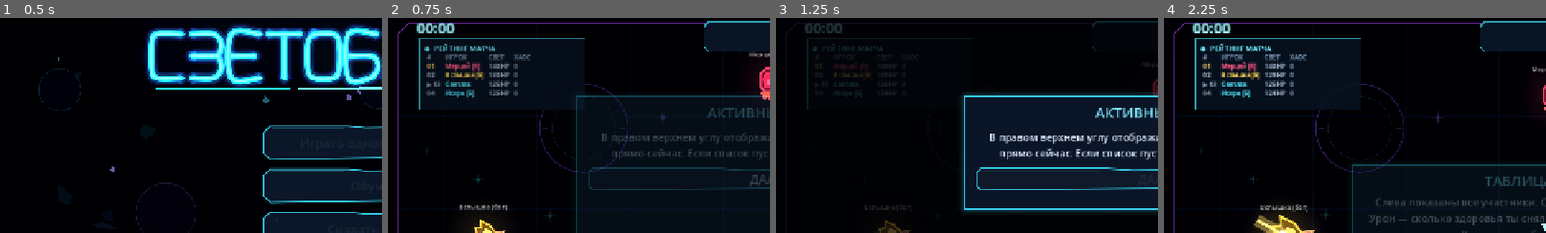
Above: before the commit, frames 1-4 (left to right).
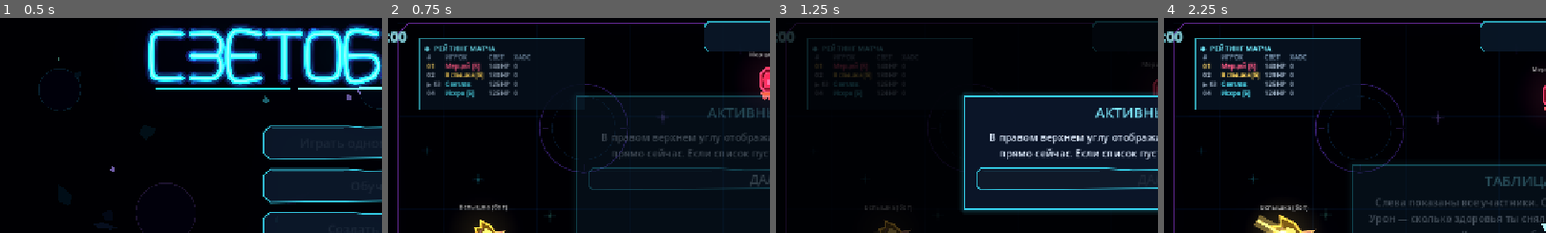
Above: after the commit, the same moments.

Repository: DvoreZZKy/svetobalamut
Game: Godot game, scene res://scenes/menu.tscn
Two runs of this game, one before a commit and one after it. Both use one fixed random seed, a clock stepped at 60 frames per second and the inputs below.
Inputs (mouse positions are % of the whole screen's width and height, from its top left):
- Up to frame 1 (0.5 s): no input
- Up to frame 2 (0.75 s): click "Играть одному (с ботами)" at 0.5 s
- Up to frame 3 (1.25 s): no input
- Up to frame 4 (2.25 s): tap Enter (restart) at 1.25 s; move the mouse to (72, 45) at 1.27 s; hold D (right) 1.28-2 s; tap Q (ability) at 1.35 s; click (72, 45) at 1.42 s; click "ДАЛЕЕ" at 2 s
The pictures show only the part of the screen within x 0-50%, y 0-50%; the shares and areas given below are measured in that part.

Frame 1 is identical in both runs. In frame 2, 0.6% of the frame differs, in the area x 0-18%, y 2-12%; in frame 3, 0.5%; in frame 4, 0.6%.

Commit message:
Keep stopwatch digits centered inside frame

Diff:
--- a/scripts/arena.gd
+++ b/scripts/arena.gd
@@ -1346,7 +1346,7 @@
 		stopwatch_lbl.text = glitch_text
 	else:
 		stopwatch_lbl.text = stopwatch_text
-	stopwatch_lbl.position = Vector2.ZERO
+	stopwatch_lbl.position = Vector2(-80.0, 14.0)
 	stopwatch_lbl.rotation = 0.0
 	stopwatch_lbl.scale = Vector2.ONE
 	stopwatch_lbl.modulate = Color.WHITE
@@ -1357,7 +1357,7 @@
 		var flame := 0.5 + 0.5 * sin(glitch_now * 0.025)
 		stopwatch_lbl.modulate = Color(1.0, 0.42 + flame * 0.28, 0.16)
 		stopwatch_lbl.scale = Vector2(1.0 + flame * 0.07, 1.0 + flame * 0.12)
-		stopwatch_lbl.position = Vector2(randf_range(-2.0, 2.0), randf_range(-3.0, 1.0))
+		stopwatch_lbl.position += Vector2(randf_range(-2.0, 2.0), randf_range(-3.0, 1.0))
 		stopwatch_lbl.add_theme_color_override("font_shadow_color", Color(1.0, 0.19, 0.025, 1.0))
 		stopwatch_shape.color = Color("#35170e", 0.98)
 		stopwatch_outline.default_color = Color("#ff6a24", 1.0)
@@ -1375,19 +1375,19 @@
 			"blind":
 				stopwatch_lbl.modulate.a = 0.18 if step % 3 == 0 else 1.0
 			"bounce":
-				stopwatch_lbl.position.x = sin(glitch_now * 0.035) * 8.0
+				stopwatch_lbl.position.x += sin(glitch_now * 0.035) * 8.0
 			"zerog":
-				stopwatch_lbl.position.y = sin(glitch_now * 0.006) * 6.0
+				stopwatch_lbl.position.y += sin(glitch_now * 0.006) * 6.0
 			"rain":
 				stopwatch_lbl.modulate = Color("#7cf7ff")
-				stopwatch_lbl.position = Vector2(randf_range(-2.0, 2.0), randf_range(-2.0, 2.0))
+				stopwatch_lbl.position += Vector2(randf_range(-2.0, 2.0), randf_range(-2.0, 2.0))
 			"steal":
 				stopwatch_lbl.modulate = Color("#b7ff79") if step % 2 == 0 else Color("#ff6bcb")
 			"doubles":
 				stopwatch_lbl.modulate = Color("#ff8be8")
 				stopwatch_lbl.scale = Vector2(1.08, 0.94)
 			"magnet":
-				stopwatch_lbl.position.x = sin(glitch_now * 0.02) * 4.0
+				stopwatch_lbl.position.x += sin(glitch_now * 0.02) * 4.0
 				stopwatch_lbl.scale = Vector2(1.0 + 0.08 * sin(glitch_now * 0.02), 1.0)
 			"bomb":
 				stopwatch_lbl.modulate = Color("#ffb34d") if step % 2 == 0 else Color("#ff4e3d")
